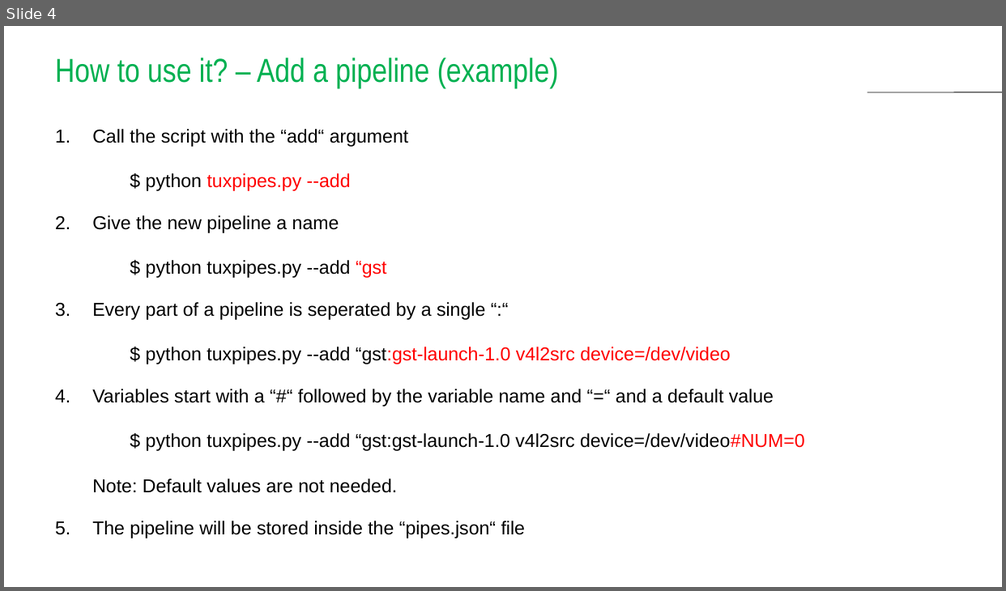
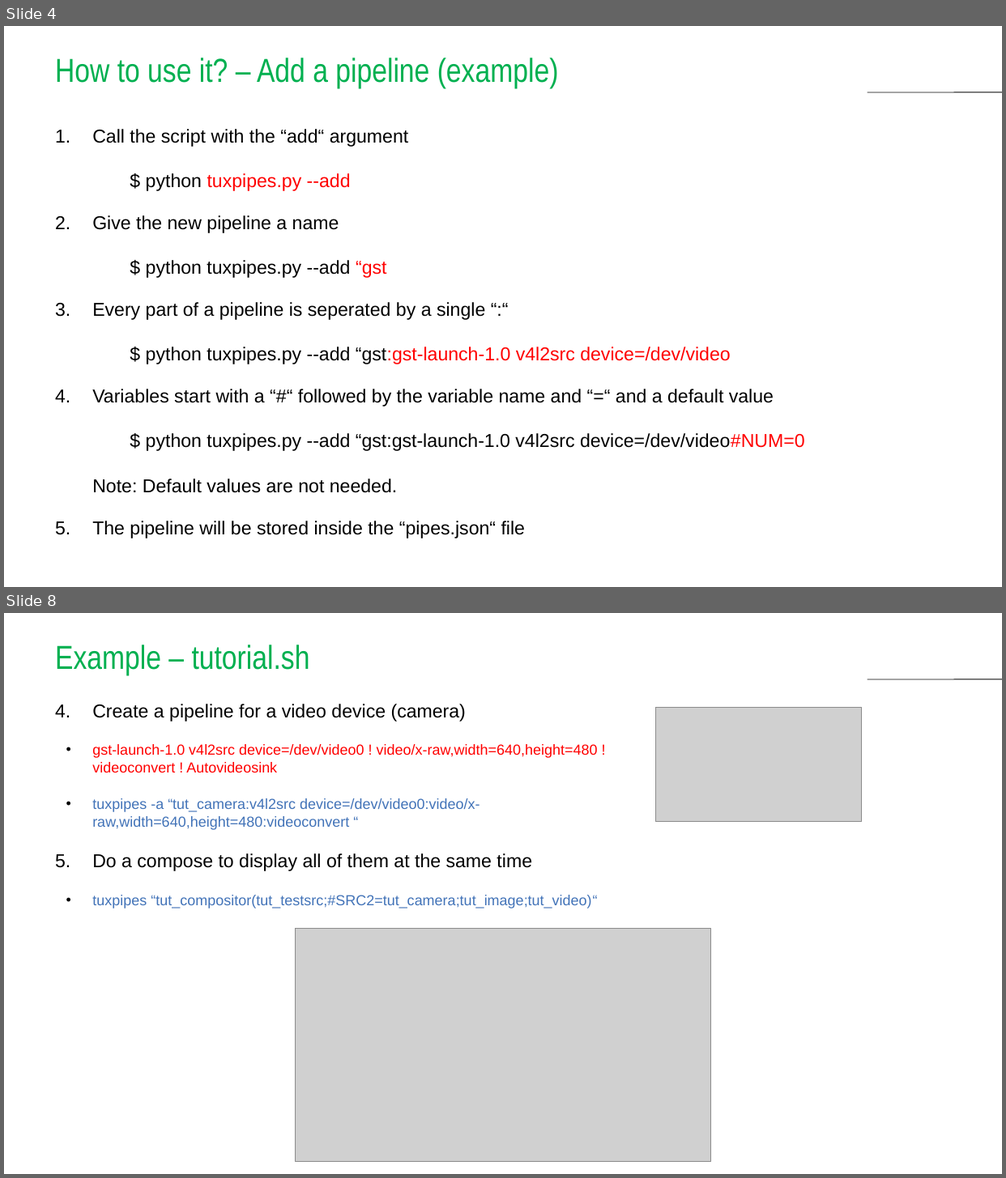
Before and after one commit to avs-sas/tuxpipes, a slide deck: docs/tuxpipes.pptx. Shown one above the other, each under a label of ours: slide 4 before the commit, slides 4 and 8 after it; the slides between them are not shown. The pictures are 1006x591 and 1006x1178 pixels, drawn with LibreOffice and Linux fonts; fonts in the diff are those of the drawing; grey boxes stand for pictures; background and template pictures are left out. Boxes give left, top, right and bottom in pixels: in the first picture for what was removed or moved away, otherwise in the second. Text is boxed around its words. In the diff, an @@ line names an element or a change of style, - is before the commit and + after.

```diff
--- a/docs/tuxpipes.pptx
+++ b/docs/tuxpipes.pptx
@@ slide 8 added at [4, 613, 1002, 1174], background #FFFFFF; not listed: 1 template element that a slide beside it also shows @@
@@ title added at [55, 645, 310, 675], 32 pt, text #00B050 @@
+Example – tutorial.sh
@@ text added at [92, 704, 598, 909], 14 pt, text #4273B8 @@
+4. Create a pipeline for a video device (camera)
+  • gst-launch-1.0 v4l2src device=/dev/video0 ! video/x-raw,width=640,height=480 ! videoconvert ! Autovideosink
+  • tuxpipes -a “tut_camera:v4l2src device=/dev/video0:video/x-raw,width=640,height=480:videoconvert “
+5. Do a compose to display all of them at the same time
+  • tuxpipes “tut_compositor(tut_testsrc;#SRC2=tut_camera;tut_image;tut_video)“
@@ picture added at [656, 707, 862, 822] @@
@@ picture added at [296, 929, 710, 1161] @@
```
Also in this commit, not shown: 4 slides changed, 2 other slides added.
